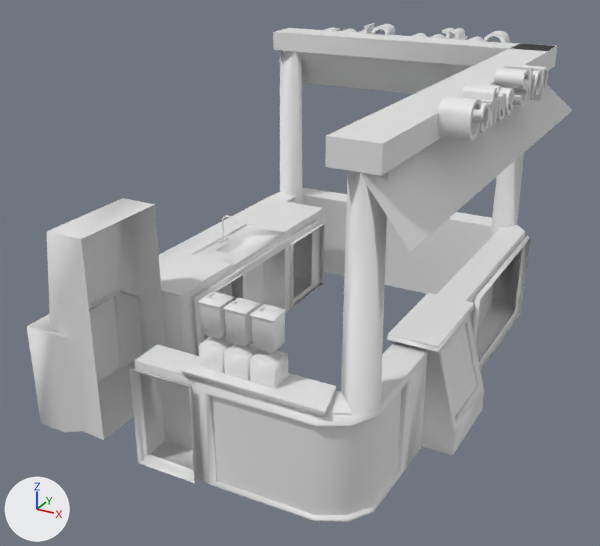
One commit to the FBX model 2022_3DGED_GDApp/Content/Assets/Models/Coffee Shop/coffee_shop/coffee_shop_cover.fbx: the scene before it, then after it.
One viewpoint serves both versions: a 50 mm lens placed at (-12.34, -16.19, 6.45), pointed at (-17.68, -6.47, 1.59). Arrows for +X, +Y and +Z are at lower left; the lights stay in place. Where no turn or scale is listed for an object, it has been applied to the vertices.

Objects in the first picture: 'Coffee Shop', 'Coffee Shop.002'.
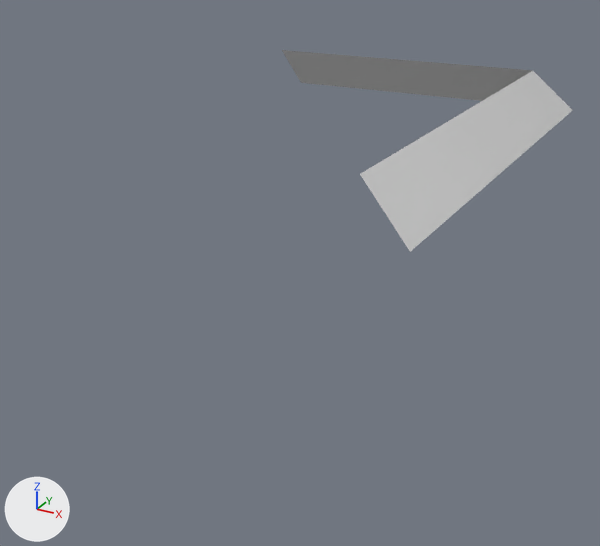
The newer file is also turned or shifted as a whole; pictures and numbers use the older file's frame.

What the commit changed:
Object 'Coffee Shop' (ob_coffee_shop) is deleted.

Where the change shows, as pixel boxes (x1, y1, x2, y2) in the pictures (600 x 546 px):
'Coffee Shop', deleted: before (27, 23, 557, 522)
